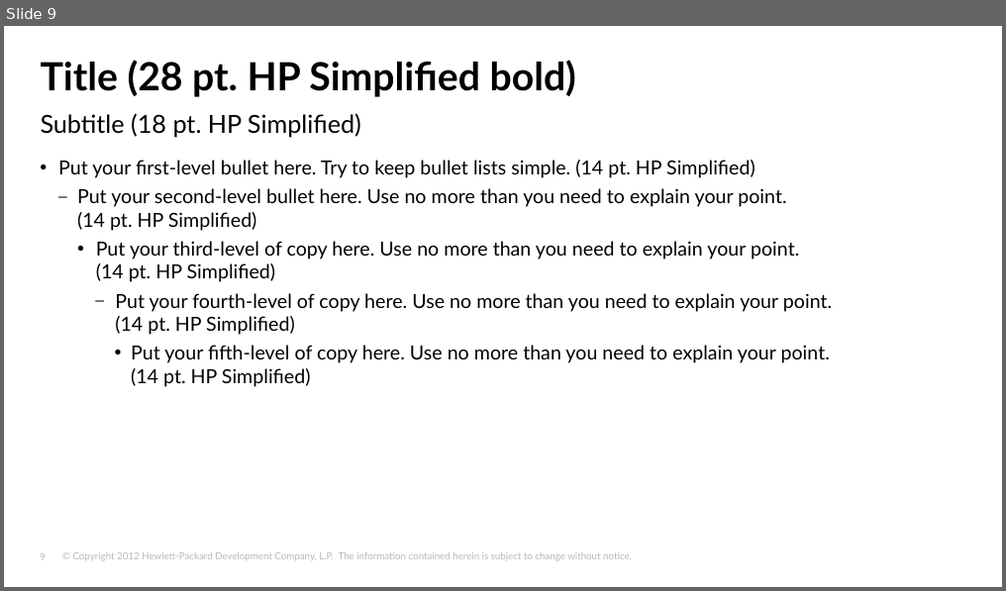
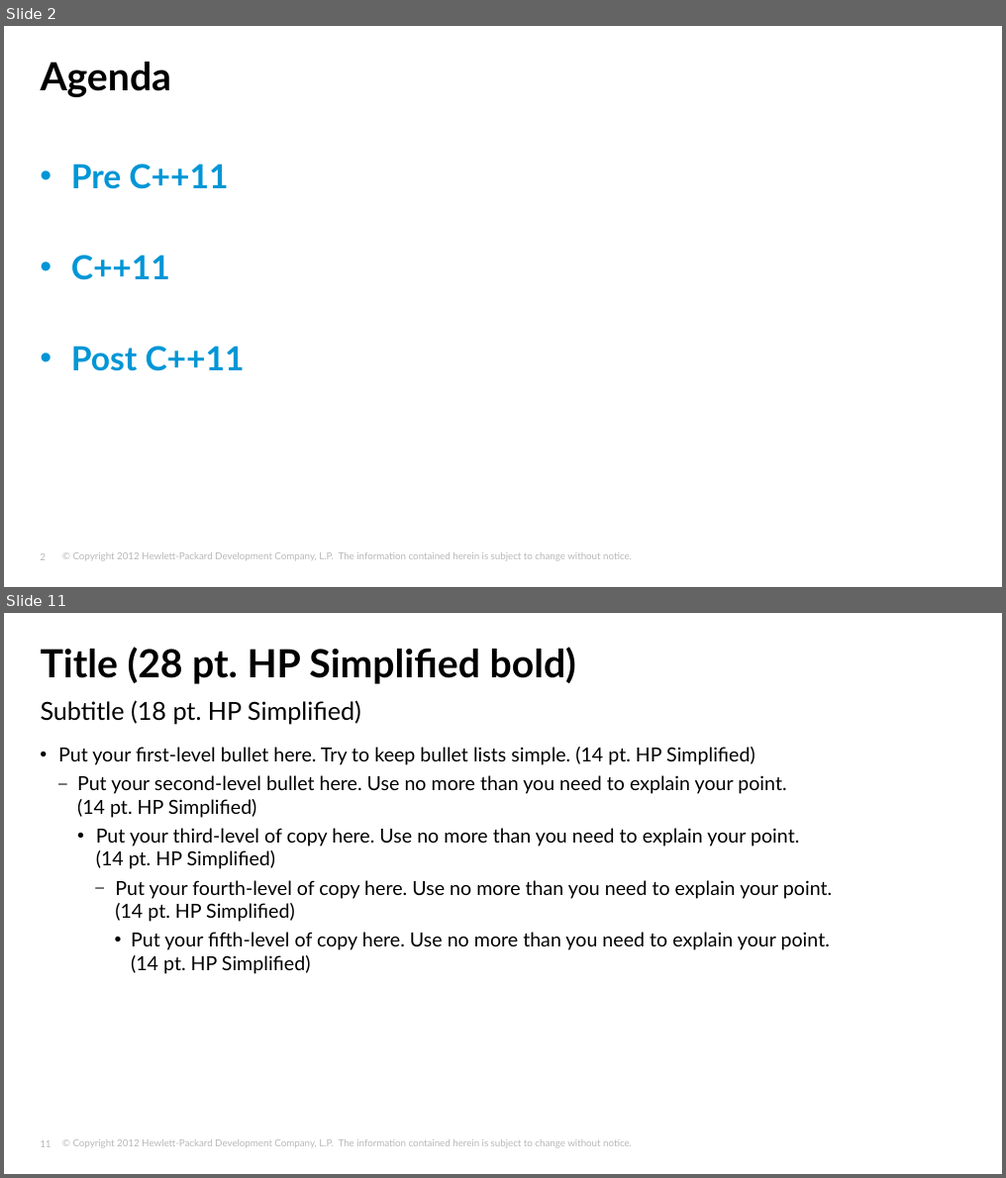
Before and after one commit to tjliupeng/CPP11, a slide deck: C++11.pptx. Shown one above the other, each under a label of ours: slide 9 before the commit, slides 2 and 11 after it; the slides between them are not shown. The pictures are 1006x591 and 1006x1178 pixels, drawn with LibreOffice and Linux fonts; fonts in the diff are those of the drawing; background and template pictures are left out. Boxes give left, top, right and bottom in pixels: in the first picture for what was removed or moved away, otherwise in the second. Text is boxed around its words. In the diff, an @@ line names an element or a change of style, - is before the commit and + after.

```diff
--- a/C++11.pptx
+++ b/C++11.pptx
@@ slide 2 added at (4, 26, 1002, 587), background #FFFFFF; not listed: 2 template elements that a slide beside it also shows @@
@@ title added at (41, 62, 172, 97), 28 pt, text #000000, bold @@
+Agenda
@@ text added at (71, 164, 245, 372), 24 pt, text #0096D6, bold @@
+• Pre C++11
+• C++11
+• Post C++11
@@ what was slide 9 is now slide 11 @@
@@ page number at (40, 1141, 51, 1148): text changed @@
-9
+11
```
Also in this commit, not shown: 9 other slides added, 8 slides removed.
